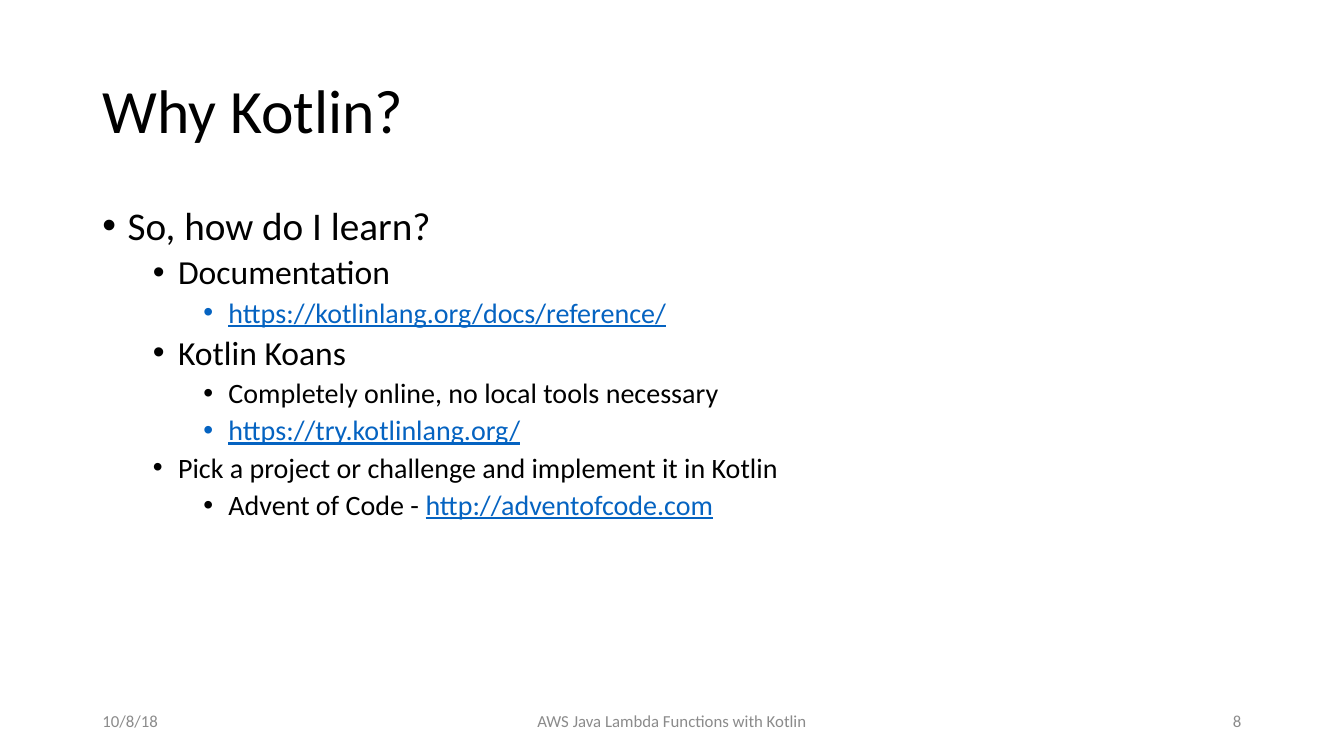
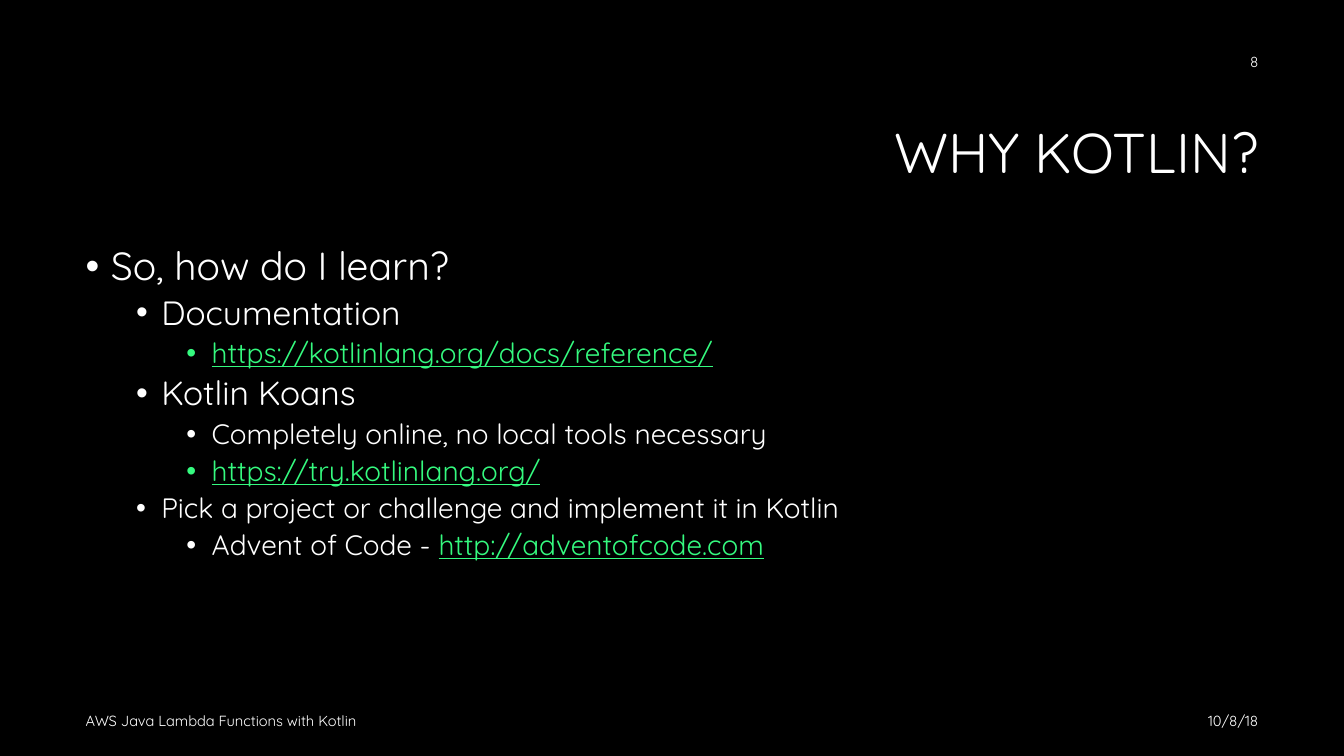
Before and after one commit to jkwuc89/Presentations, a slide deck: slide 8 of AWS Java Lambda Functions with Kotlin Ohio DevFest 2018.pptx. Drawn at 1344x756 pixels with LibreOffice and Linux fonts; fonts in the diff are those of the drawing; background and template pictures are left out. Boxes give left, top, right and bottom in pixels: in the first picture for what was removed or moved away, otherwise in the second. Text is boxed around its words. In the diff, an @@ line names an element or a change of style, - is before the commit and + after.

Commit message:
Updated theme

```diff
--- a/AWS Java Lambda Functions with Kotlin Ohio DevFest 2018.pptx
+++ b/AWS Java Lambda Functions with Kotlin Ohio DevFest 2018.pptx
@@ background #FFFFFF to #000000 @@
@@ page number: place and size @@
-page number at [1233,715,1241,727]
+page number at [1250,56,1258,67]
@@ page number at [1250,56,1258,67]: size 12 to 10.5 pt, font Calibri to Quicksand, text colour #8C8C8C to #FFFFFF @@
@@ title at [894,131,1258,174]: text changed; size 44 to 40 pt; font Calibri to Quicksand; text colour #000000 to #FFFFFF @@
-Why Kotlin?
+WHY KOTLIN?
@@ text "So, how do I learn?": place and size @@
-text "So, how do I learn?" at [128,212,778,520]
+text "So, how do I learn?" at [111,251,839,561]
@@ text "So, how do I learn?" at [111,251,839,561]: font Calibri to Quicksand; text colour #000000 to #FFFFFF in "So, how do I learn?", "Documentation", "Kotlin Koans", "Completely online, no local tools necessary" and 2 more places; text colour #0563C1 to #35FA7F in "https://kotlinlang.org/docs/reference/", "https://try.kotlinlang.org/", "http://adventofcode.com" @@
@@ text "AWS Java Lambda Functions with ...": place and size @@
-text "AWS Java Lambda Functions with ..." at [537,715,806,727]
+text "AWS Java Lambda Functions with ..." at [86,715,356,726]
@@ text "AWS Java Lambda Functions with ..." at [86,715,356,726]: size 12 to 10.5 pt, font Calibri to Quicksand, text colour #8C8C8C to #FFFFFF; alignment centre to left @@
@@ text "10/8/18": place and size @@
-text "10/8/18" at [102,715,157,728]
+text "10/8/18" at [1208,714,1258,728]
@@ text "10/8/18" at [1208,714,1258,728]: size 12 to 10.5 pt, font Calibri to Quicksand, text colour #8C8C8C to #FFFFFF; alignment left to right @@
```
Also in this commit, not shown: 12 other slides changed.
